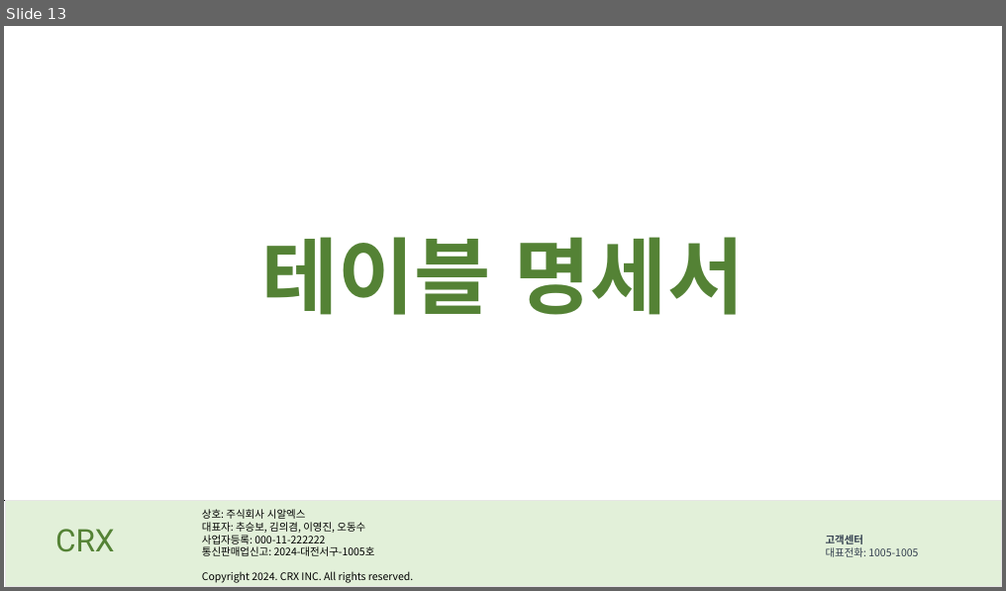
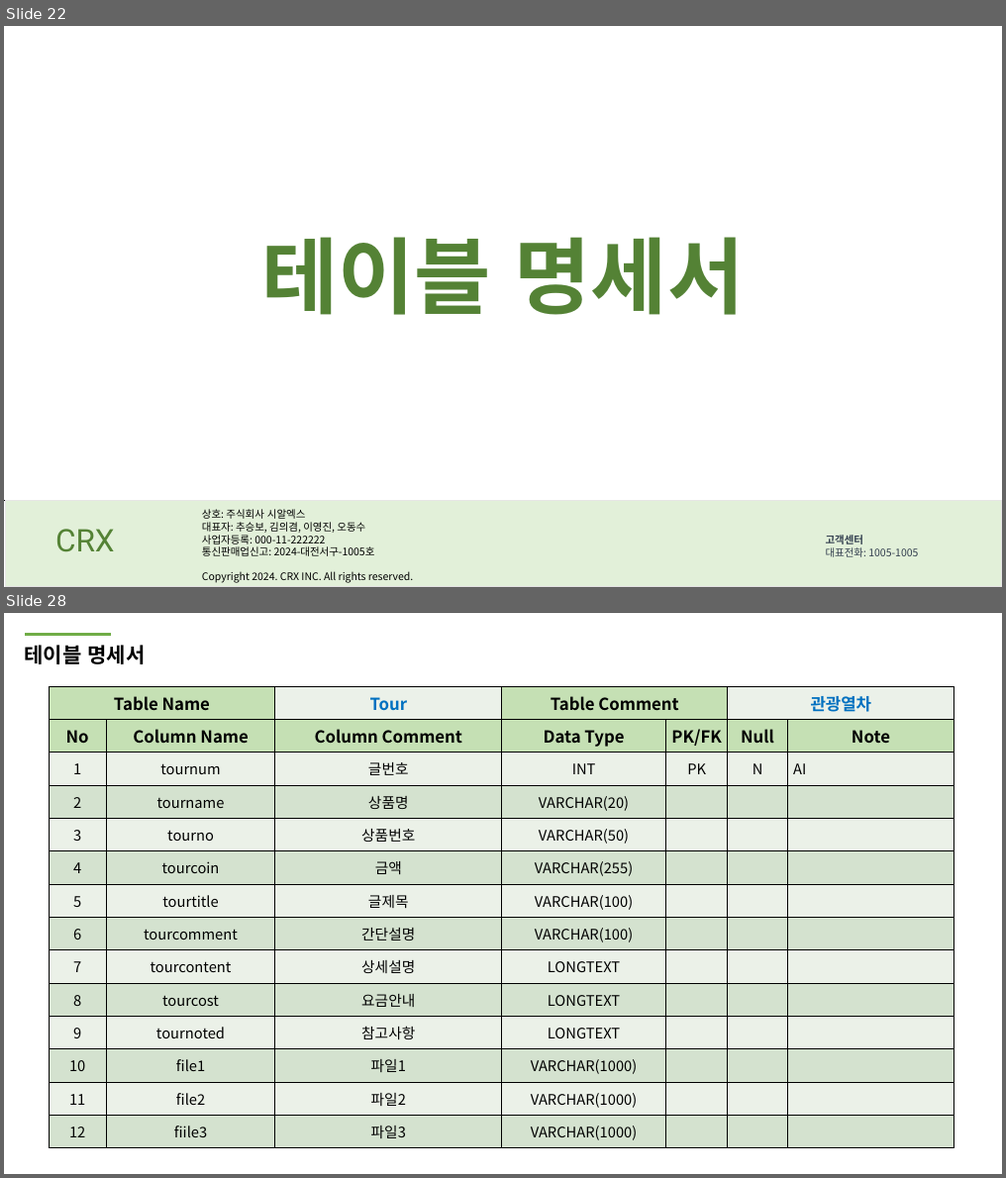
Before and after one commit to DongSooOh/trainProject, a slide deck: 5조 2차 발표자료 ppt.pptx. Shown one above the other, each under a label of ours: slide 13 before the commit, slides 22 and 28 after it; the slides between them are not shown. The pictures are 1006x591 and 1006x1178 pixels, drawn with LibreOffice and Linux fonts; fonts in the diff are those of the drawing. Boxes give left, top, right and bottom in pixels: in the first picture for what was removed or moved away, otherwise in the second. Text is boxed around its words. In the diff, an @@ line names an element or a change of style, - is before the commit and + after.

```diff
--- a/5조 2차 발표자료 ppt.pptx
+++ b/5조 2차 발표자료 ppt.pptx
@@ slide 28 added at [4, 613, 1002, 1174], background #FFFFFF @@
@@ line added from (25, 634) to (111, 634), #70AD47 3 pt @@
@@ text added at [25, 645, 146, 664], 20 pt, text #000000, bold @@
+테이블 명세서
@@ table added at [49, 686, 955, 1149], 14 rows, 7 columns @@
+Table Name |  | Tour | Table Comment |  | 관광열차 | 
+No | Column Name | Column Comment | Data Type | PK/FK | Null | Note
+1 | tournum | 글번호 | INT | PK | N | AI
+2 | tourname | 상품명 | VARCHAR(20) |  |  | 
+3 | tourno | 상품번호 | VARCHAR(50) |  |  | 
+4 | tourcoin | 금액 | VARCHAR(255) |  |  | 
+5 | tourtitle | 글제목 | VARCHAR(100) |  |  | 
+6 | tourcomment | 간단설명 | VARCHAR(100) |  |  | 
+7 | tourcontent | 상세설명 | LONGTEXT |  |  | 
+8 | tourcost | 요금안내 | LONGTEXT |  |  | 
+9 | tournoted | 참고사항 | LONGTEXT |  |  | 
+10 | file1 | 파일1 | VARCHAR(1000) |  |  | 
+11 | file2 | 파일2 | VARCHAR(1000) |  |  | 
+12 | fiile3 | 파일3 | VARCHAR(1000) |  |  | 
@@ what was slide 13 is now slide 22 @@
```
Also in this commit, not shown: 3 slides changed, 28 other slides added, 4 slides removed.
